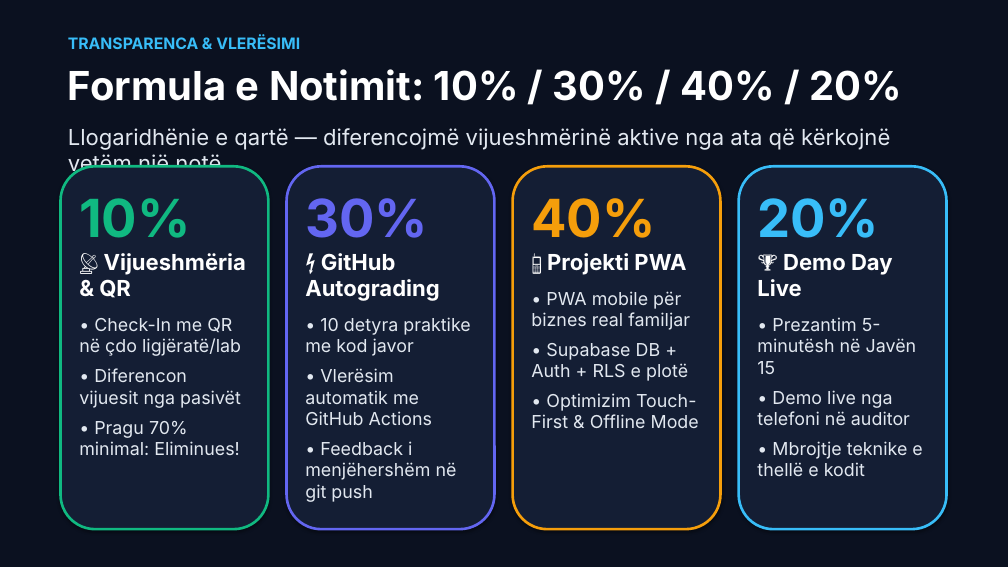
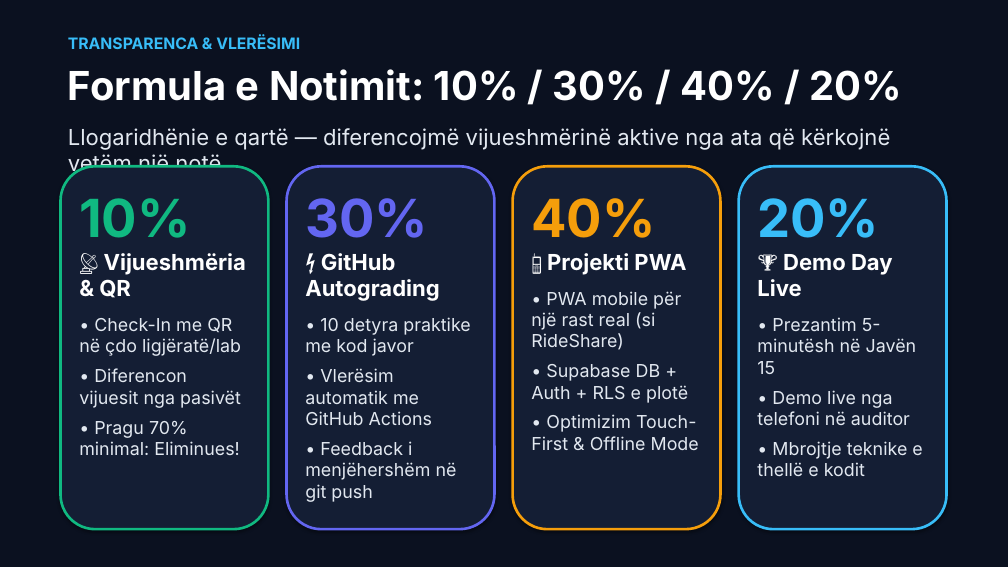
Before and after one commit to arbenl/arbenl.github.io, a slide deck: slide 12 of Jave1_Hyrje_Nextjs_PWA_Copilot_2026.pptx. Drawn at 1008x567 pixels with LibreOffice and Linux fonts; fonts in the diff are those of the drawing. Boxes give left, top, right and bottom in pixels: in the first picture for what was removed or moved away, otherwise in the second. Text is boxed around its words. In the diff, an @@ line names an element or a change of style, - is before the commit and + after.

Commit message:
feat(presentation): adopt AAB RideShare theme with clean line sketch and student carpooling story in Albanian

```diff
--- a/Jave1_Hyrje_Nextjs_PWA_Copilot_2026.pptx
+++ b/Jave1_Hyrje_Nextjs_PWA_Copilot_2026.pptx
@@ text at bbox=[531, 291, 681, 350]: text changed @@
-• PWA mobile për biznes real familjar
+• PWA mobile për një rast real (si RideShare)
```
Also in this commit, not shown: 12 other slides changed, 1 other file.
